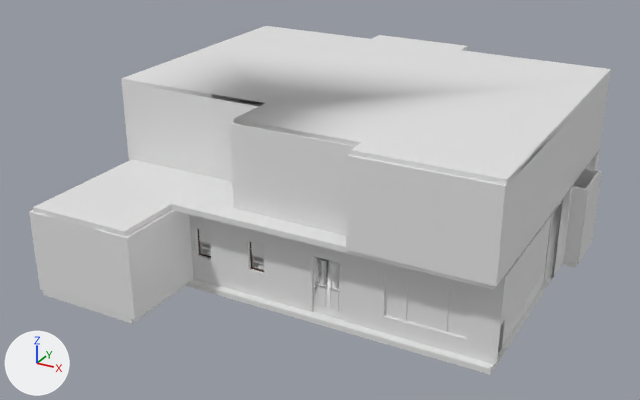
What one commit did to the FBX model Assets/Resources/Prefabs/house_prototype.fbx.
One viewpoint serves both versions: a camera (50 mm lens) standing at (211.0, -571.0, 275.0) and looking at (-75.0, -49.0, 14.0). Every picture has the same lights, and +X, +Y and +Z are marked at lower left. Where no turn or scale is listed for an object, it has been applied to the vertices. Vertices at the same position are counted once.
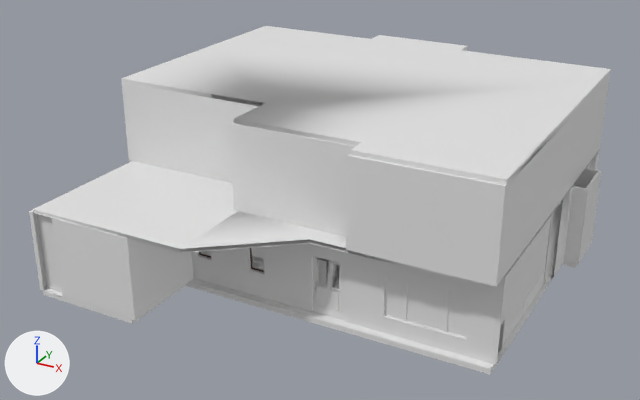
Where the newer file only moved an object's origin or applied its transform, the numbers keep the older frame.

Pixel boxes (x1, y1, x2, y2) of what changed, in the pictures (640 x 400 px):
'Cube.005', reshaped, rescaled
    both: (29, 151, 602, 365)
'Cube.028', reshaped, moved, rescaled
    before: (33, 159, 495, 289)
    after: (33, 161, 493, 288)
part 2 of me_cube_005, deleted
    before: (33, 213, 62, 296)

The change, as a diff of the scene's bpy script:
```diff
--- a/Assets/Resources/Prefabs/house_prototype.fbx.py
+++ b/Assets/Resources/Prefabs/house_prototype.fbx.py
@@ me_cube_031 @@
 # used by ob_cube_028; location = (-62.1, -17.4, 33.5); scale = (150.0, 129.0, 1.96)
-me_cube_031.from_pydata(...)  # 85 vertices, 67 faces; spans x -1.0..1.0, y -1.37..1.0, z -1.0..1.0
+me_cube_031.from_pydata(...)  # 58 vertices, 42 faces; spans x -1.0..1.0, y -1.38..1.0, z -1.0..1.0
+# me_cube_031 part 1: 71 vertices removed from x -1.0..1.0, y -1.37..1.0, z -1.0..1.0; 44 vertices added at x -1.0..1.0, y -1.38..1.0, z -1.0..1.0
 me_cube_031.materials.append(mat_material_003)
@@ me_cube_005 @@
 me_cube_005.from_pydata(...)  # 584 vertices, 417 faces; spans x -53.0..122.0, y -151.0..8.0, z -1.0..1.0
 # used by ob_cube_005; location = (-138.6, 101.4, -1.1); scale = (1.96, 1.96, 25.5)
 # verts and faces of me_cube_005; kept vertices keep their numbers, new ones are numbered from 584
 # before: 96 (-37.0, -151.0, 1.0) at pixel (32, 212), 97 (-37.0, -151.0, -1.0) at pixel (43, 290), 102 (-29.0, -151.0, 1.0) at pixel (51, 217), 103 (-29.0, -151.0, -1.0) at pixel (62, 296)
+# me_cube_005 part 2
+delete_faces([(96, 97, 103, 102)])
 me_cube_005.materials.append(mat_wall_texture)
@@ ob_cube_028 @@
 ob_cube_028 = bpy.data.objects.new('Cube.028', me_cube_031)
-ob_cube_028.location = (-62.1, -17.4, 33.5)
-ob_cube_028.scale = (150.0, 129.0, 1.96)
+ob_cube_028.location = (-62.7, -17.6, 32.8)
+ob_cube_028.scale = (149.0, 128.0, 1.29)
@@ ob_cube_005 @@
 ob_cube_005.location = (-138.6, 101.4, -1.1)
-ob_cube_005.scale = (1.96, 1.96, 25.5)
+ob_cube_005.scale = (1.96, 1.96, 25.7)
```
